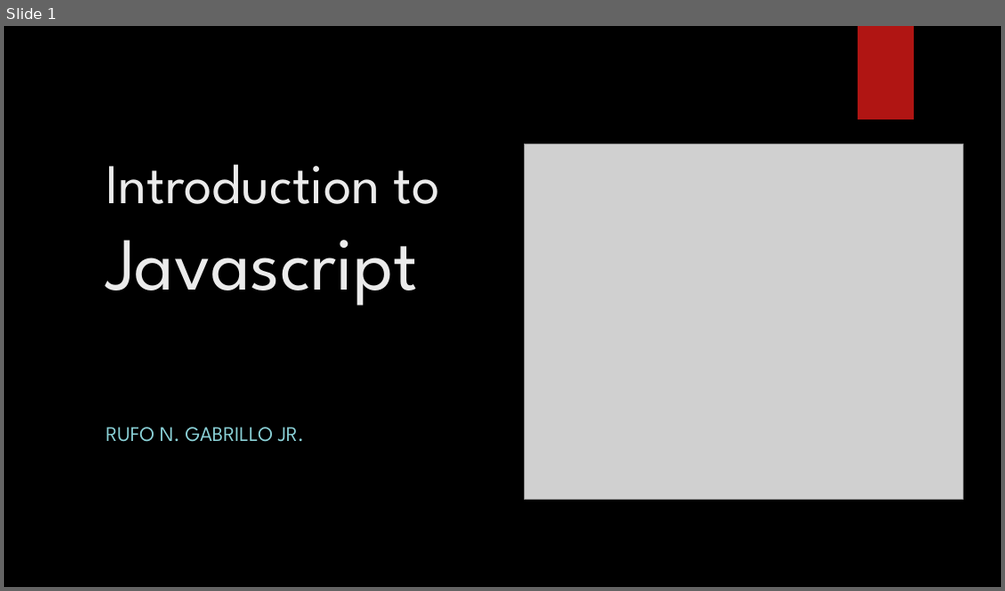
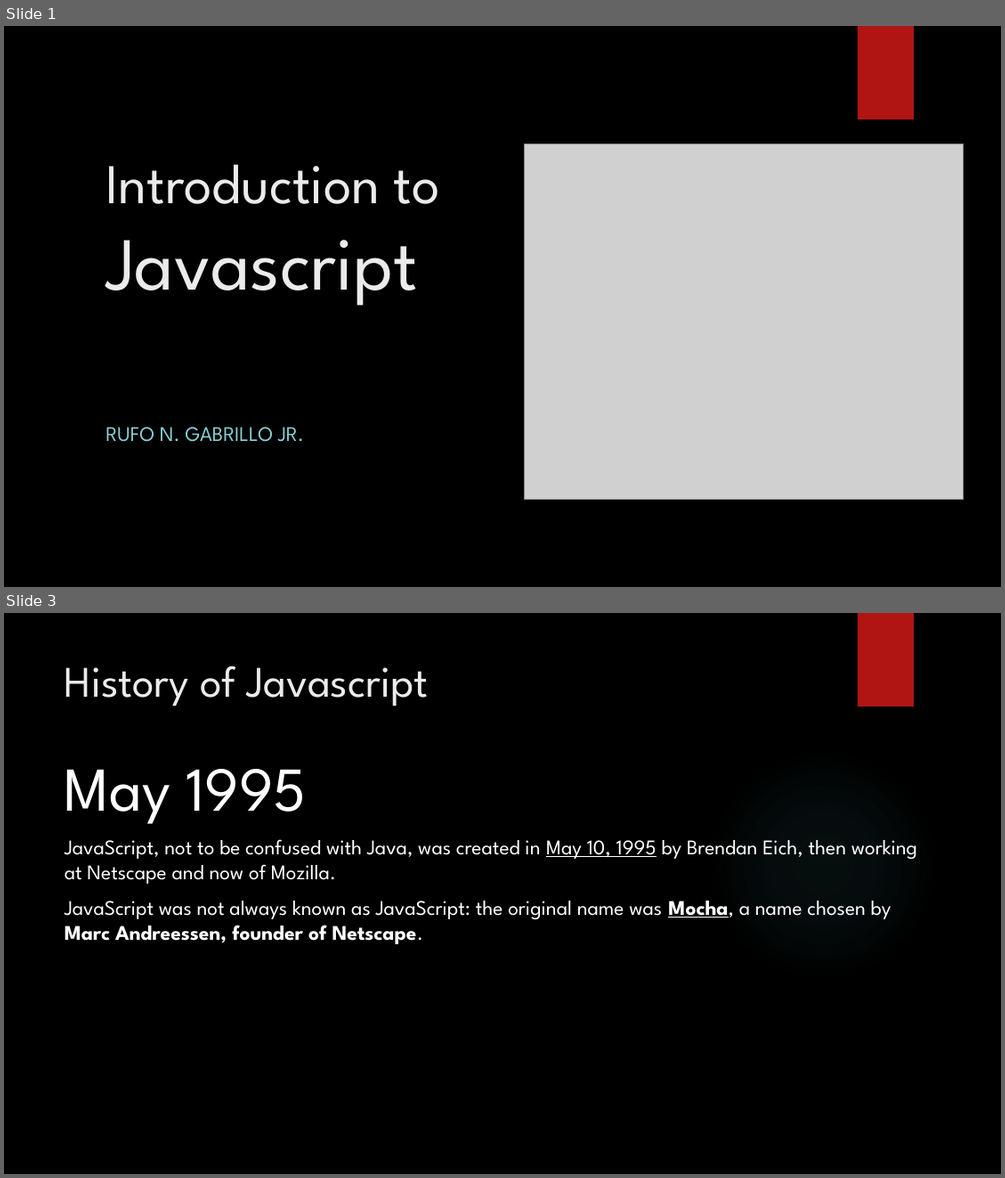
Before and after one commit to jrGabrillo/HelloWorld, a slide deck: 1. introduction to javascript.pptx. Shown one above the other, each under a label of ours: slide 1 before the commit, slides 1 and 3 after it; the slides between them are not shown. The pictures are 1005x591 and 1005x1178 pixels, drawn with LibreOffice and Linux fonts; fonts in the diff are those of the drawing; grey boxes stand for pictures; background and template pictures are left out. Boxes give left, top, right and bottom in pixels: in the first picture for what was removed or moved away, otherwise in the second. Text is boxed around its words. In the diff, an @@ line names an element or a change of style, - is before the commit and + after.

```diff
--- a/1. introduction to javascript.pptx
+++ b/1. introduction to javascript.pptx
@@ slide 3 added at bbox=[4, 613, 1001, 1174], background picture (left out); not listed: 1 template element that a slide beside it also shows @@
@@ title added at bbox=[65, 666, 428, 706], 42 pt, text #EBEBEB @@
+History of Javascript
@@ text added at bbox=[65, 769, 917, 944], 20 pt, text #FFFFFF @@
+May 1995
+JavaScript, not to be confused with Java, was created in May 10, 1995 by Brendan Eich, then working at Netscape and now of Mozilla.
+JavaScript was not always known as JavaScript: the original name was Mocha, a name chosen by Marc Andreessen, founder of Netscape.
@@ ellipse added at bbox=[708, 750, 938, 981], fill gradient #50B9C1 @@
```
Also in this commit, not shown: 1 slide changed, 42 other slides added, 2 slides removed, 9 other files.
